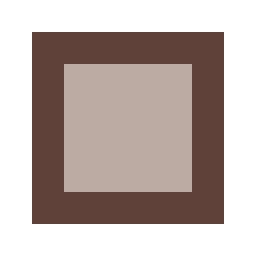
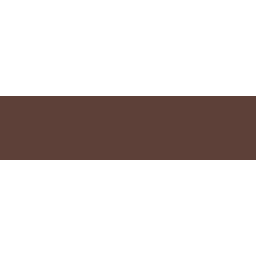
Comparing the layer stacks of the two 256x256 images. Changes:
showed "receiver", painted on it over [0, 96, 256, 160]
hid "anchor" over [32, 32, 224, 224]
